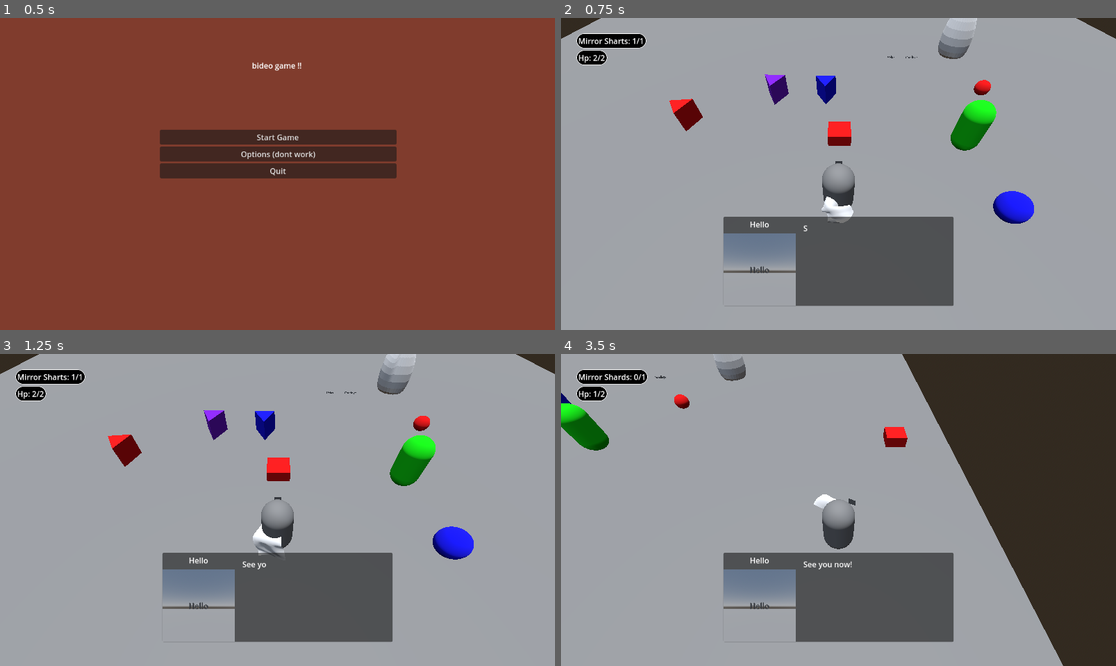
Above: before the commit, frames 1-4 (two rows, left to right).
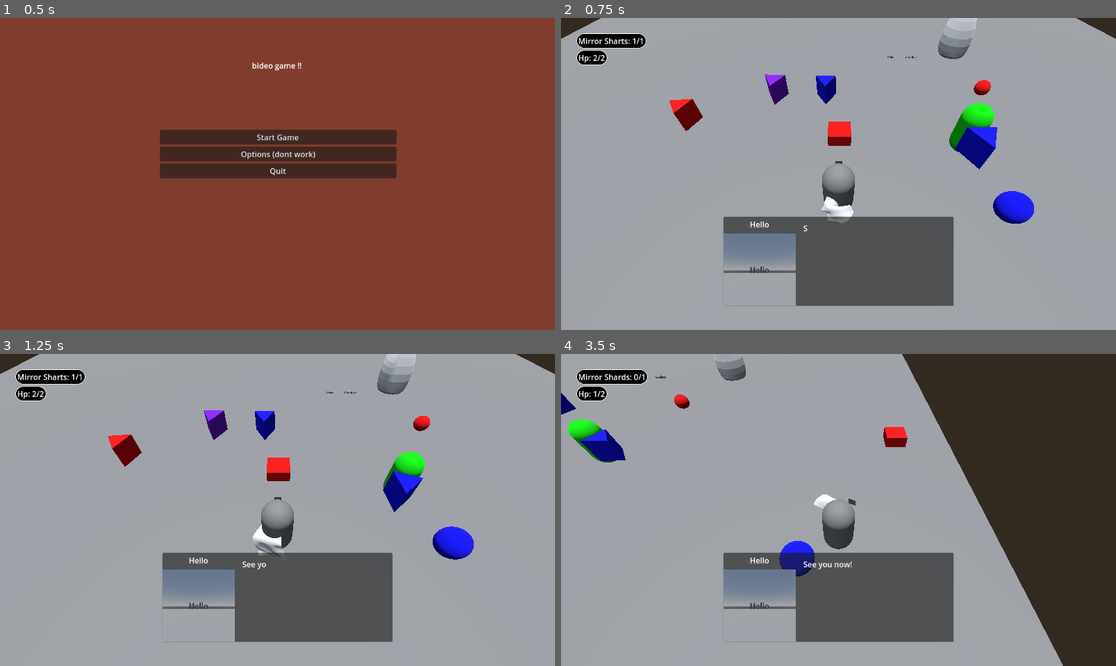
Above: after the commit, the same moments.

Repository: Puppyguarb/MetroidVaniaProjekt
Game: Godot game, scene res://mainmenu.tscn
The game is run twice, just before and just after one commit, with the same random seed, the same clock (stepped at 60 frames per second) and the same inputs.
Inputs (mouse positions are in pixels of both pictures, inside the frame that each line leads up to):
- Up to frame 1 (0.5 s): no input
- Up to frame 2 (0.75 s): click "Start Game" at 0.5 s
- Up to frame 3 (1.25 s): no input
- Up to frame 4 (3.5 s): tap Enter (ui_accept) at 1.25, 1.52, 2.27 s; move the mouse to (960, 494) at 1.27 s; hold D (ui_right) 1.28-2.03 s; hold Shift (Dodge) 1.28-2.03 s; move the mouse to (727, 525) at 2.02 s; hold S (ui_down) 2.03-2.78 s; tap E (Interact) at 2.1 s; move the mouse to (894, 441) at 2.77 s; press the mouse at (894, 441) at 2.78 s; hold D (ui_right) from 2.78 s (still down)

Frame 1 is identical in both runs. In frame 2, 0.9% of the frame differs, in the area x 69-79%, y 26-49%; in frame 3, 1.2%; in frame 4, 1.6%, in the area x 0-46%, y 15-72%.

Commit message:
started enemy progress

Diff:
--- a/character_body_3d.gd
+++ b/character_body_3d.gd
@@ -133,7 +133,7 @@
 		return
 	if dodging:
 		change_mirror_shard(1)
-	if not dodging and not is_parrying and invulnerable == 0:
+	if not dodging and invulnerable == 0:
 		take_damage(1)
 	await get_tree().create_timer(0.2).timeout
 	if not body:
--- a/spittah.gd
+++ b/spittah.gd
@@ -5,14 +5,14 @@
 const RED_MAT = preload("res://Materials/Red.tres")
 const PURPLE_MAT = preload("res://Materials/Purple.tres")
 @onready var direction = %Direction
-@onready var dir = direction.global_position - global_position
 @export_range(1,3) var spit_tier : int : set = set_spit_tier
 
 func _on_timer_timeout() -> void: #this function spawns bullets
+	var dir = direction.global_position - global_position
 	var bullet = BULLET.instantiate()
 	bullet.origin = self
 	bullet.set_tier(spit_tier)
-	get_parent().add_child(bullet)
+	Singleton.player.get_parent().add_child(bullet)
 	bullet.global_position = self.global_position #lines 9 and 10 decide the direction and force of the bullet
 	bullet.apply_central_force(Vector3(dir*360))
 
--- a/waltuh.gd
+++ b/waltuh.gd
@@ -1,3 +1,28 @@
-extends MeshInstance3D
-const Spitter = preload("res://spittah.tscn")
-@onready var dir = $"Direction Facing".global_position - global_position
+extends RigidBody3D
+
+@onready var intended_dir = Vector3.ZERO
+@onready var spinamount = deg_to_rad(150)
+var intended_angle = 0
+
+func _process(delta):
+	var current_angle = self.global_rotation.y
+	var angle_difference = wrap_angle(intended_angle - current_angle)
+
+	if angle_difference != 0:
+		global_rotation.y = move_toward(current_angle, current_angle + angle_difference, spinamount * delta)
+
+func _on_rotation_timer_timeout() -> void:
+	intended_dir = Singleton.player.global_position - global_position
+	intended_angle = atan2(intended_dir.x, intended_dir.z)
+
+# Function to wrap angles between -π and π
+func wrap_angle(angle: float) -> float:
+	return fmod(angle + PI, 2 * PI) - PI
+
+func _on_movement_timer_timeout() -> void:
+	#var dir:Vector3 = origin.global_position-global_position
+	#dir=dir.normalized()
+	var dir = Vector2.from_angle(global_rotation.y)
+	dir=dir.normalized()
+	set_linear_velocity(Vector3(dir.x,0,dir.y)*1000)
+	print(linear_velocity)
--- a/waltuh.tscn
+++ b/waltuh.tscn
@@ -1,14 +1,40 @@
-[gd_scene load_steps=4 format=3 uid="uid://tleg8bhcnima"]
+[gd_scene load_steps=7 format=3 uid="uid://tleg8bhcnima"]
 
 [ext_resource type="Material" uid="uid://cg81h1albtdku" path="res://Materials/Green.tres" id="1_suinb"]
 [ext_resource type="Script" path="res://waltuh.gd" id="2_k7ota"]
+[ext_resource type="PackedScene" uid="uid://b6lxmc6t5c1i8" path="res://spittah.tscn" id="3_s5fga"]
+[ext_resource type="Material" uid="uid://bcyw470ychbr6" path="res://Materials/Blue.tres" id="3_x6s1h"]
 
-[sub_resource type="CapsuleMesh" id="CapsuleMesh_rshvw"]
+[sub_resource type="CapsuleShape3D" id="CapsuleShape3D_ty46y"]
+
+[sub_resource type="CapsuleMesh" id="CapsuleMesh_6at60"]
 material = ExtResource("1_suinb")
 
-[node name="Waltuh" type="MeshInstance3D"]
-mesh = SubResource("CapsuleMesh_rshvw")
+[node name="Waltuh" type="RigidBody3D"]
+collision_layer = 4
 script = ExtResource("2_k7ota")
 
+[node name="Spitter" parent="." instance=ExtResource("3_s5fga")]
+transform = Transform3D(1, 0, 0, 0, -4.37114e-08, -1, 0, 1, -4.37114e-08, 0, 0, 0.984865)
+material_override = ExtResource("3_x6s1h")
+spit_tier = 1
+
 [node name="Direction Facing" type="Node3D" parent="."]
-transform = Transform3D(1, 0, 0, 0, 1, 0, 0, 0, 1, 2, 0, 0)
+transform = Transform3D(1, 0, 0, 0, 1, 0, 0, 0, 1, 0, 0, 2)
+
+[node name="Rotation Timer" type="Timer" parent="."]
+wait_time = 0.5
+autostart = true
+
+[node name="Movement Timer" type="Timer" parent="."]
+process_callback = 0
+autostart = true
+
+[node name="CollisionShape3D" type="CollisionShape3D" parent="."]
+shape = SubResource("CapsuleShape3D_ty46y")
+
+[node name="MeshInstance3D" type="MeshInstance3D" parent="."]
+mesh = SubResource("CapsuleMesh_6at60")
+
+[connection signal="timeout" from="Rotation Timer" to="." method="_on_rotation_timer_timeout"]
+[connection signal="timeout" from="Movement Timer" to="." method="_on_movement_timer_timeout"]
